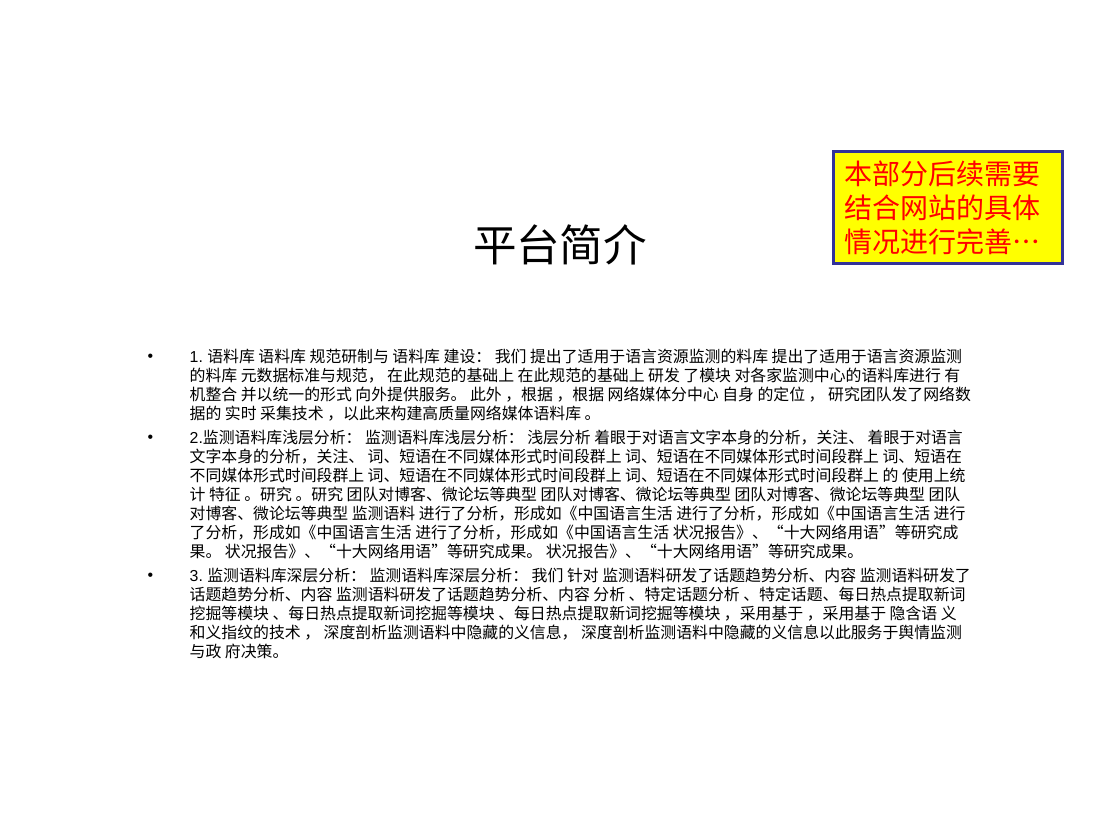
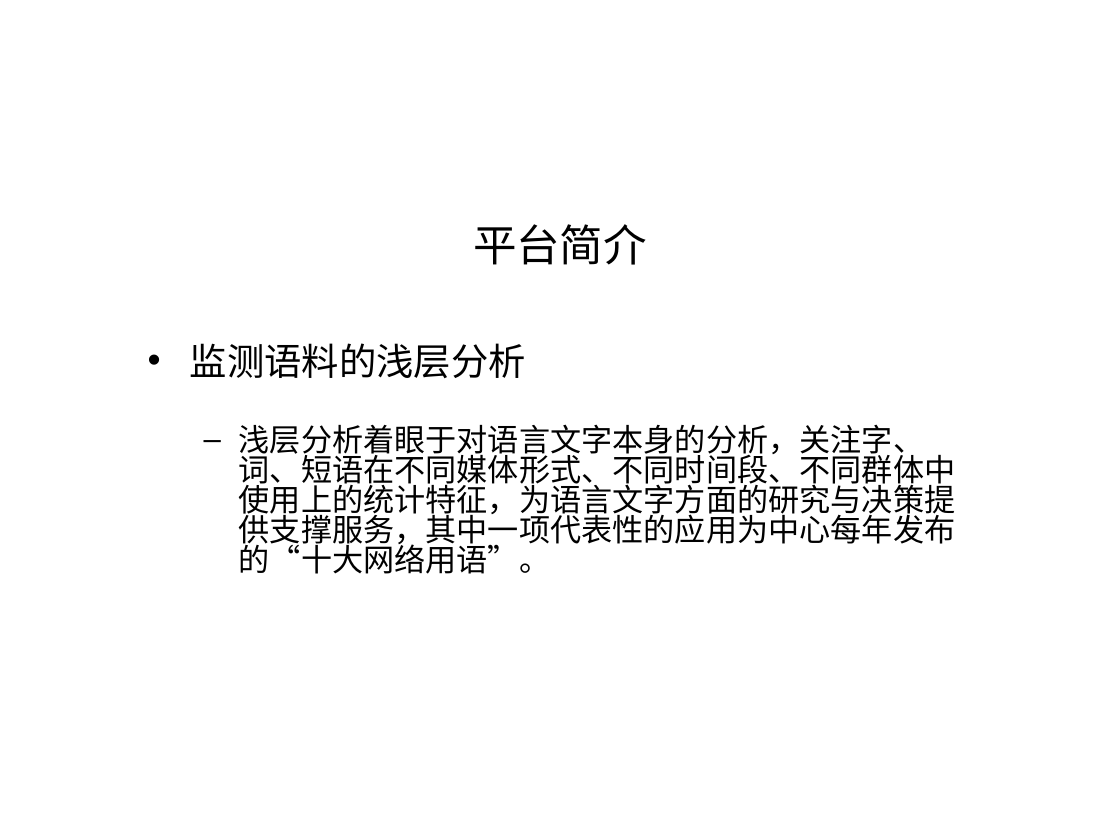
Before and after one commit to shqcandy/Report, a slide deck: slide 10 of 报告_v1.ppt. Drawn at 1120x840 pixels with LibreOffice and Linux fonts; fonts in the diff are those of the drawing; background and template pictures are left out. Boxes give left, top, right and bottom in pixels: in the first picture for what was removed or moved away, otherwise in the second. Text is boxed around its words. In the diff, an @@ line names an element or a change of style, - is before the commit and + after.

```diff
--- a/报告_v1.ppt
+++ b/报告_v1.ppt
@@ rectangle removed at [833,151,1063,263] @@
-本部分后续需要结合网站的具体情况进行完善…
@@ title "平台简介" at [473,224,647,265]: font Arial to Times New Roman @@
@@ text at [190,343,956,574]: text changed; size 10.2 to 20 pt @@
-• 1. 语料库 语料库 规范研制与 语料库 建设： 我们 提出了适用于语言资源监测的料库 提出了适用于语言资源监测的料库 元数据标准与规范， 在此规范的基础上 在此规范的基础上 研发 了模块 对各家监测中心的语料库进行 有机整合 并以统一的形式 向外提供服务。 此外 ，根据 ，根据 网络媒体分中心 自身 的定位 ， 研究团队发了网络数据的 实时 采集技术 ，以此来构建高质量网络媒体语料库 。
-• 2.监测语料库浅层分析： 监测语料库浅层分析： 浅层分析 着眼于对语言文字本身的分析，关注、 着眼于对语言文字本身的分析，关注、 词、短语在不同媒体形式时间段群上 词、短语在不同媒体形式时间段群上 词、短语在不同媒体形式时间段群上 词、短语在不同媒体形式时间段群上 词、短语在不同媒体形式时间段群上 的 使用上统计 特征 。研究 。研究 团队对博客、微论坛等典型 团队对博客、微论坛等典型 团队对博客、微论坛等典型 团队对博客、微论坛等典型 监测语料 进行了分析，形成如《中国语言生活 进行了分析，形成如《中国语言生活 进行了分析，形成如《中国语言生活 进行了分析，形成如《中国语言生活 状况报告》、“十大网络用语”等研究成果。 状况报告》、“十大网络用语”等研究成果。 状况报告》、“十大网络用语”等研究成果。
-• 3. 监测语料库深层分析： 监测语料库深层分析： 我们 针对 监测语料研发了话题趋势分析、内容 监测语料研发了话题趋势分析、内容 监测语料研发了话题趋势分析、内容 分析 、特定话题分析 、特定话题、每日热点提取新词挖掘等模块 、每日热点提取新词挖掘等模块 、每日热点提取新词挖掘等模块 ，采用基于 ，采用基于 隐含语 义和义指纹的技术 ， 深度剖析监测语料中隐藏的义信息， 深度剖析监测语料中隐藏的义信息以此服务于舆情监测与政 府决策。
+• 监测语料的浅层分析
+  – 浅层分析着眼于对语言文字本身的分析，关注字、词、短语在不同媒体形式、不同时间段、不同群体中使用上的统计特征，为语言文字方面的研究与决策提供支撑服务，其中一项代表性的应用为中心每年发布的“十大网络用语”。
```
Also in this commit, not shown: 9 other slides changed, 10 slides added, 22 slides removed, 22 other files.
